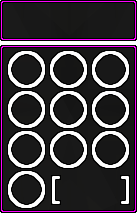
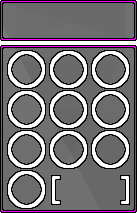
Two versions of the same layered image (w=137, h=213). Layer-by-layer changes:
renamed "graphite_pattern_K.png" to "graphite_pattern.png copy #1", painted on it over [3, 3, 134, 210]
removed layer "graphite_pattern.png copy" (was 67%) over [3, 3, 134, 210]
removed layer "graphite_pattern.png" (was 67%) over [3, 3, 134, 210]